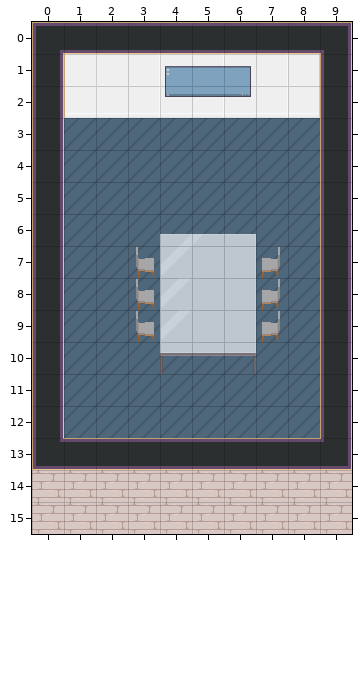
Two states of a Tiled map (JSON), level_element.tmj. The picture above is the old version.
Cells are 32x32 px. Shown: x 0..9, y 0..15.
The same view after the edit:
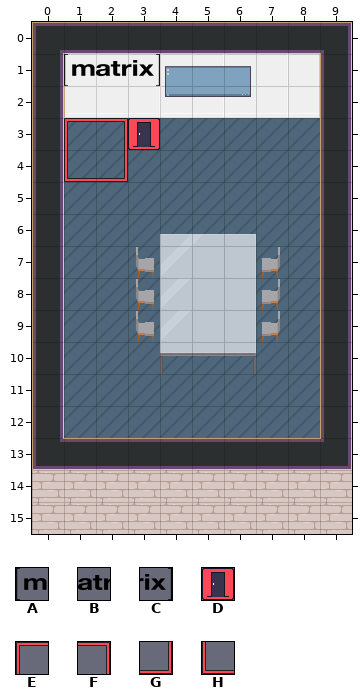
Key: from "matrixlogo": A 0, B 1, C 2; from "user_interface": D 86, E 239, F 240, G 241, H 242.
_ is an empty cell.
Tiles of an added or newly shown layer are drawn over the layers below it.
Edits made:
{"where": "layer \"ui\" (added)"}
{"y":3,"x":1,"old":"___","new":"EFD"}
{"y":4,"x":1,"old":"__","new":"HG"}
{"where": "layer \"wall_decoration\" (added)"}
{"y":1,"x":1,"old":"___","new":"ABC"}
{"label":"added","picture_box":[64,54,160,86]}
{"label":"added","picture_box":[64,118,160,182]}
